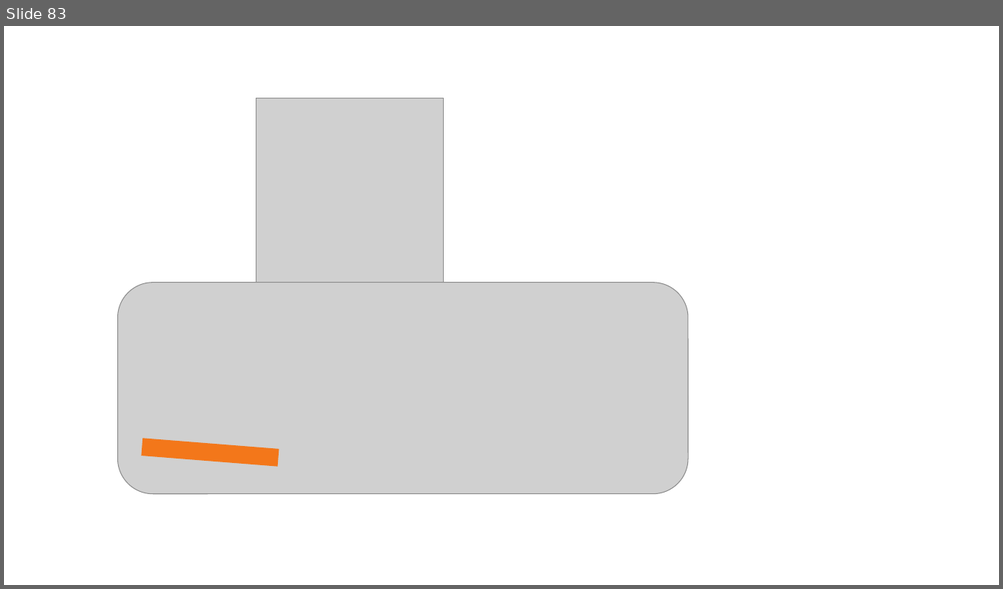
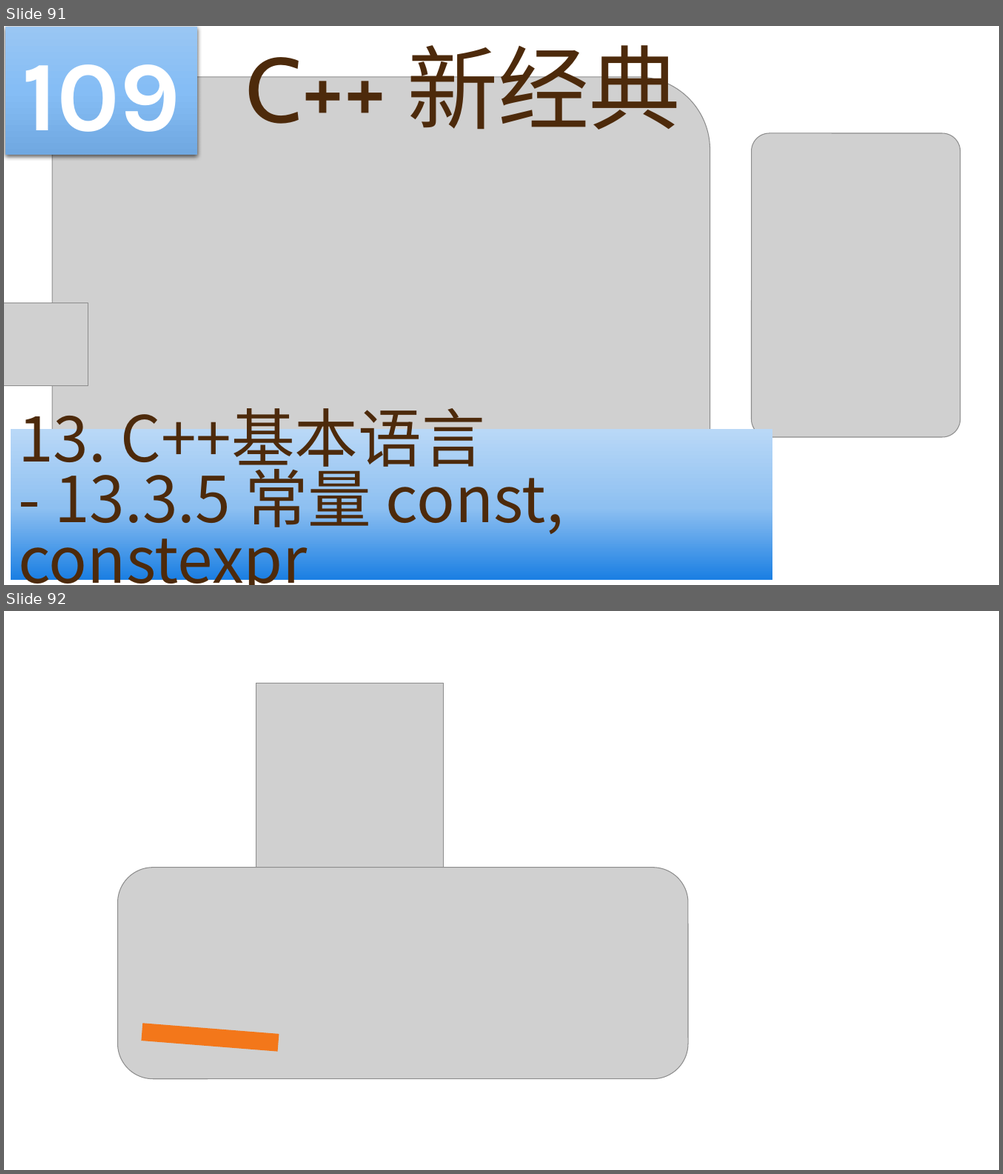
Before and after one commit to yasenstar/learn_cpp, a slide deck: cpp_new/C++ 新经典.pptx. Shown one above the other, each under a label of ours: slide 83 before the commit, slides 91 and 92 after it. The pictures are 1003x589 and 1003x1174 pixels, drawn with LibreOffice and Linux fonts; fonts in the diff are those of the drawing; grey boxes stand for pictures; background and template pictures are left out. Boxes give left, top, right and bottom in pixels: in the first picture for what was removed or moved away, otherwise in the second. Text is boxed around its words. In the diff, an @@ line names an element or a change of style, - is before the commit and + after.

```diff
--- a/cpp_new/C++ 新经典.pptx
+++ b/cpp_new/C++ 新经典.pptx
@@ slide 91 added at (4,26,999,585), background picture (left out) @@
@@ rectangle added at (5,27,197,155), fill gradient #9AC6F4 to #86BEF6 to #70A9E1, 96 pt, text #FFFFFF, bold @@
+109
@@ title added at (246,29,680,130), 88 pt, text #4D2A0B @@
+C++ 新经典
@@ picture added at (53,77,711,514) @@
@@ picture added at (751,133,961,438) @@
@@ picture added at (4,303,88,386) @@
@@ rectangle added at (11,429,772,580), fill gradient #1B7FE3 to #8EC0F1 to #B9D8F7, 61.2 pt, text #4D2A0B @@
+13. C++基本语言
+- 13.3.5 常量 const, constexpr
@@ what was slide 83 is now slide 92 @@
```
Also in this commit, not shown: 8 other slides added, 23 other files.
